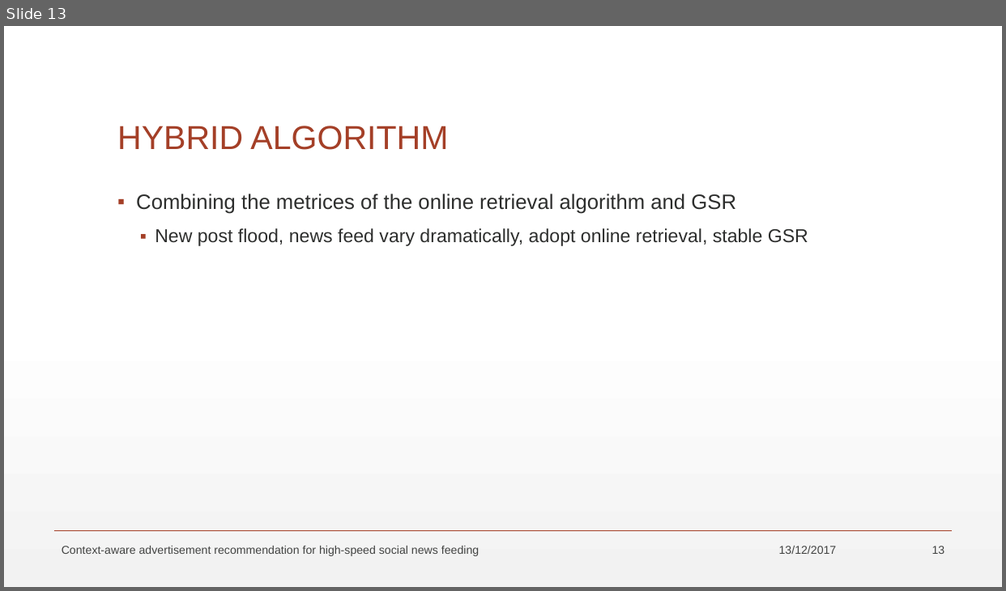
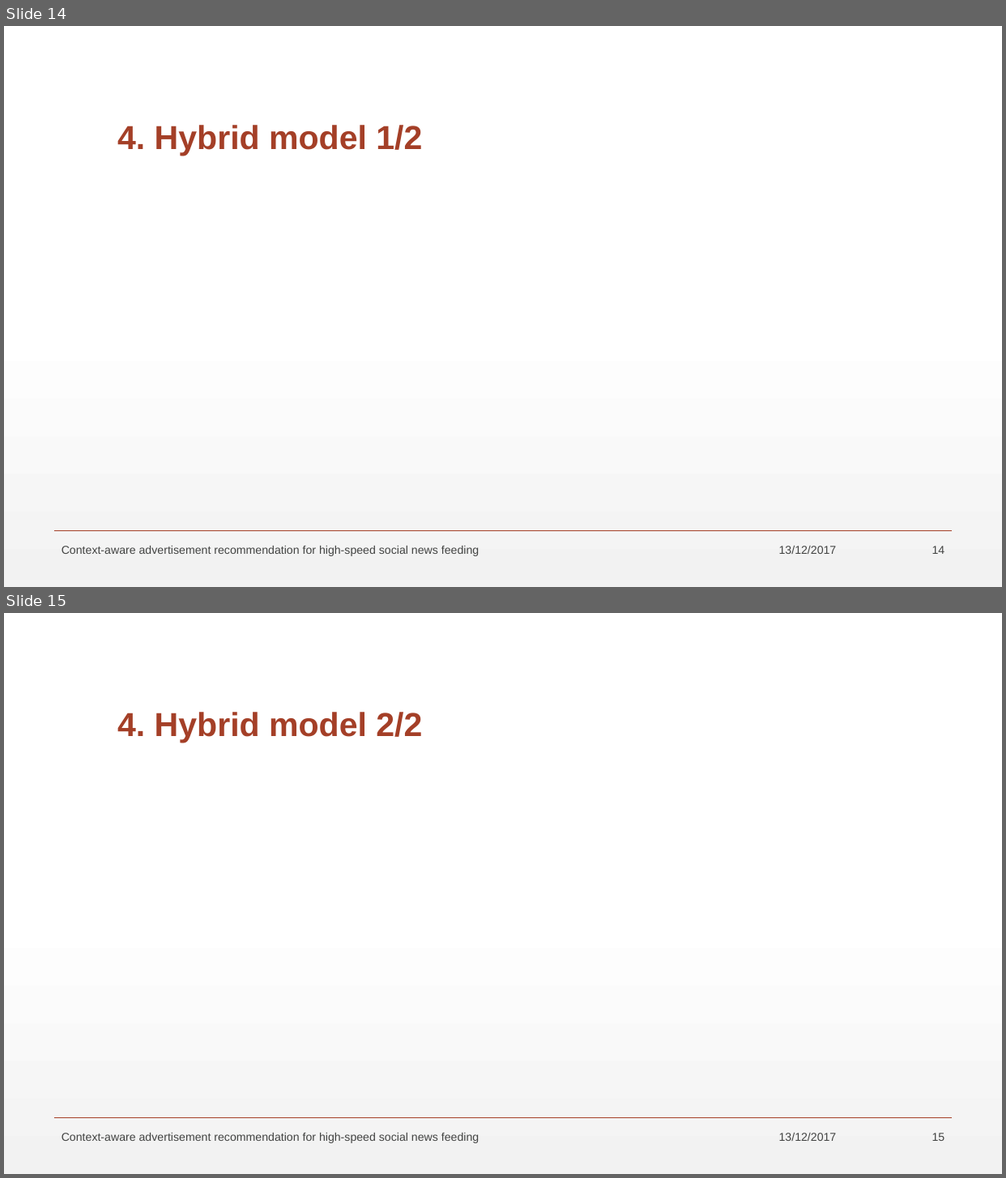
Before and after one commit to maltahan/Seminar, a slide deck: SeminarPresentation.pptx. Shown one above the other, each under a label of ours: slide 13 before the commit, slides 14 and 15 after it. The pictures are 1006x591 and 1006x1178 pixels, drawn with LibreOffice and Linux fonts; fonts in the diff are those of the drawing; grey boxes stand for pictures. Boxes give left, top, right and bottom in pixels: in the first picture for what was removed or moved away, otherwise in the second. Text is boxed around its words. In the diff, an @@ line names an element or a change of style, - is before the commit and + after.

```diff
--- a/SeminarPresentation.pptx
+++ b/SeminarPresentation.pptx
@@ slide 15 added at (4,613,1002,1174), background gradient #FFFFFF to #F2F2F2; not listed: 1 template element that a slide beside it also shows @@
@@ title added at (117,712,422,743), 32 pt, text #A43F27, bold @@
+4. Hybrid model 2/2
@@ text added at (62,1133,479,1144), 11 pt, text #424342 @@
+Context-aware advertisement recommendation for high-speed social news feeding
@@ text added at (779,1133,837,1141), 11 pt, text #424342 @@
+13/12/2017
@@ page number added at (932,1133,945,1141), 11 pt, text #424342 @@
+15
@@ what was slide 13 is now slide 14 @@
@@ slide 14 changed as well @@
@@ title at (117,125,422,156): text changed; bold on @@
-HYBRID ALGORITHM
+4. Hybrid model 1/2
@@ text removed at (136,194,808,246) @@
-▪ Combining the metrices of the online retrieval algorithm and GSR
-  ▪ New post flood, news feed vary dramatically, adopt online retrieval, stable GSR
@@ page number at (932,546,945,554): text changed @@
-13
+14
```
Also in this commit, not shown: 10 other slides changed, 2 other slides added.
